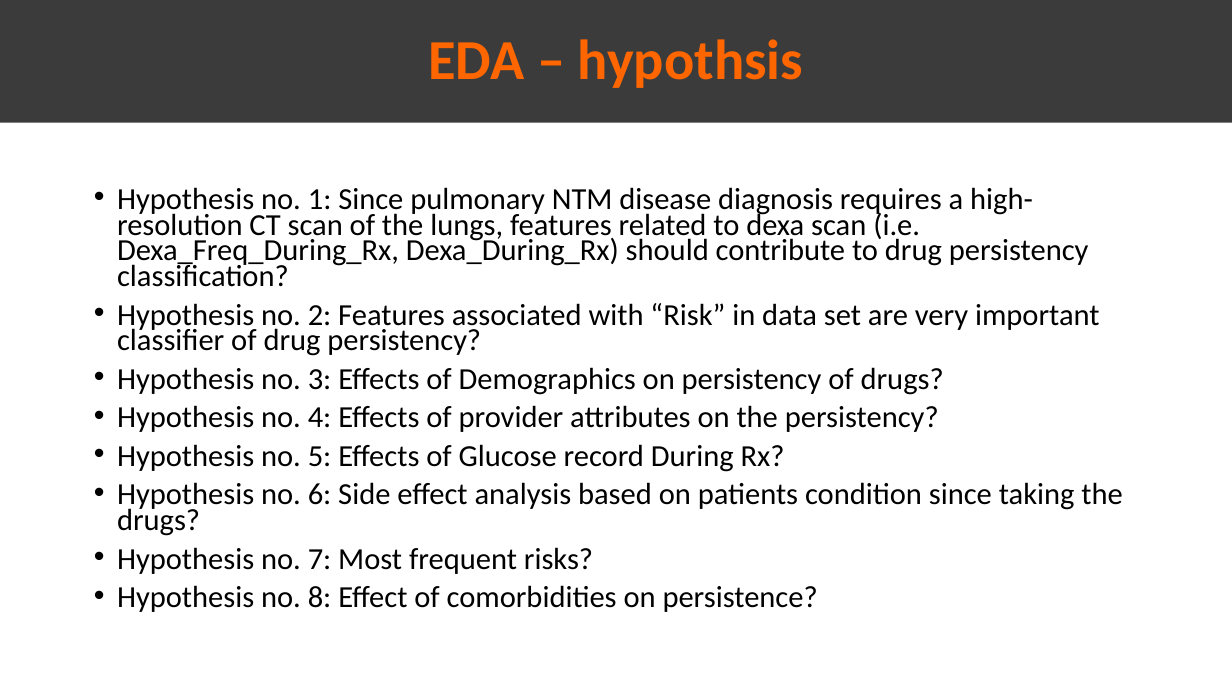
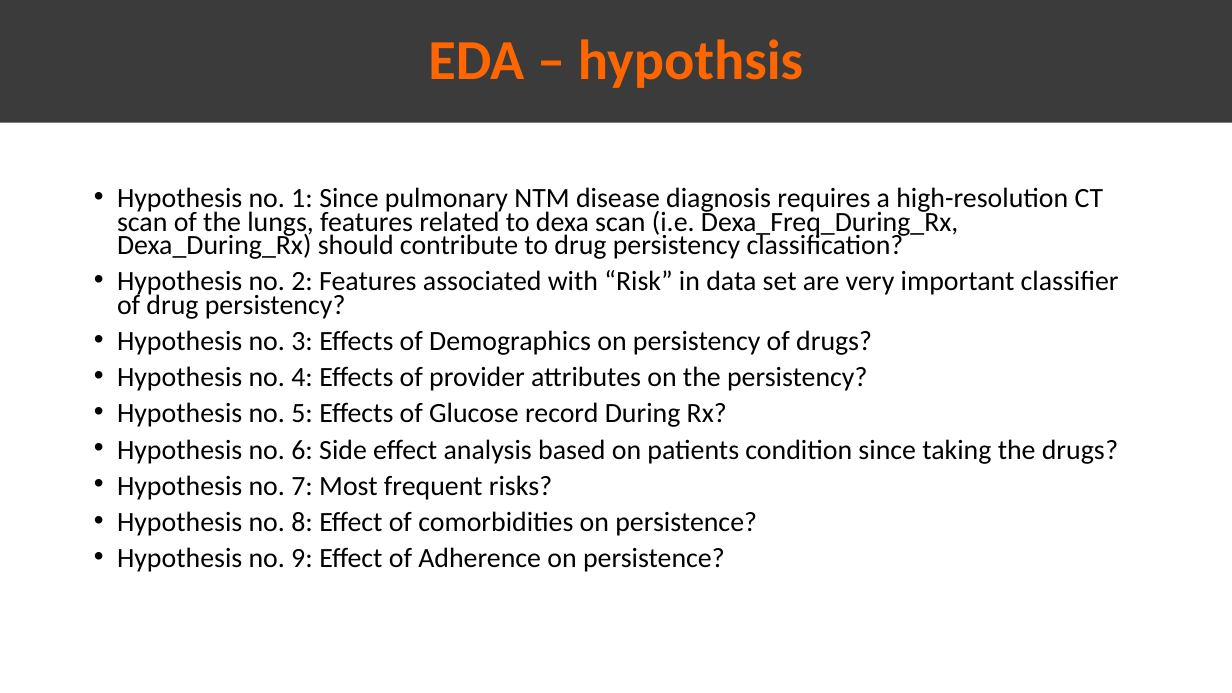
Before and after one commit to Omar-Safwat/HealthCare_project, a slide deck: slide 7 of Week_10-11/Presentation_EDA.pptx. Drawn at 1232x693 pixels with LibreOffice and Linux fonts; fonts in the diff are those of the drawing. Boxes give left, top, right and bottom in pixels: in the first picture for what was removed or moved away, otherwise in the second. Text is boxed around its words. In the diff, an @@ line names an element or a change of style, - is before the commit and + after.

Commit message:
Added Hypothesis 9

```diff
--- a/Week_10-11/Presentation_EDA.pptx
+++ b/Week_10-11/Presentation_EDA.pptx
@@ text at [117,187,1119,536]: size 23.8 to 21.7 pt @@
@@ text at [117,547,725,572]: paragraph added @@
+• Hypothesis no. 9: Effect of Adherence on persistence?
```
